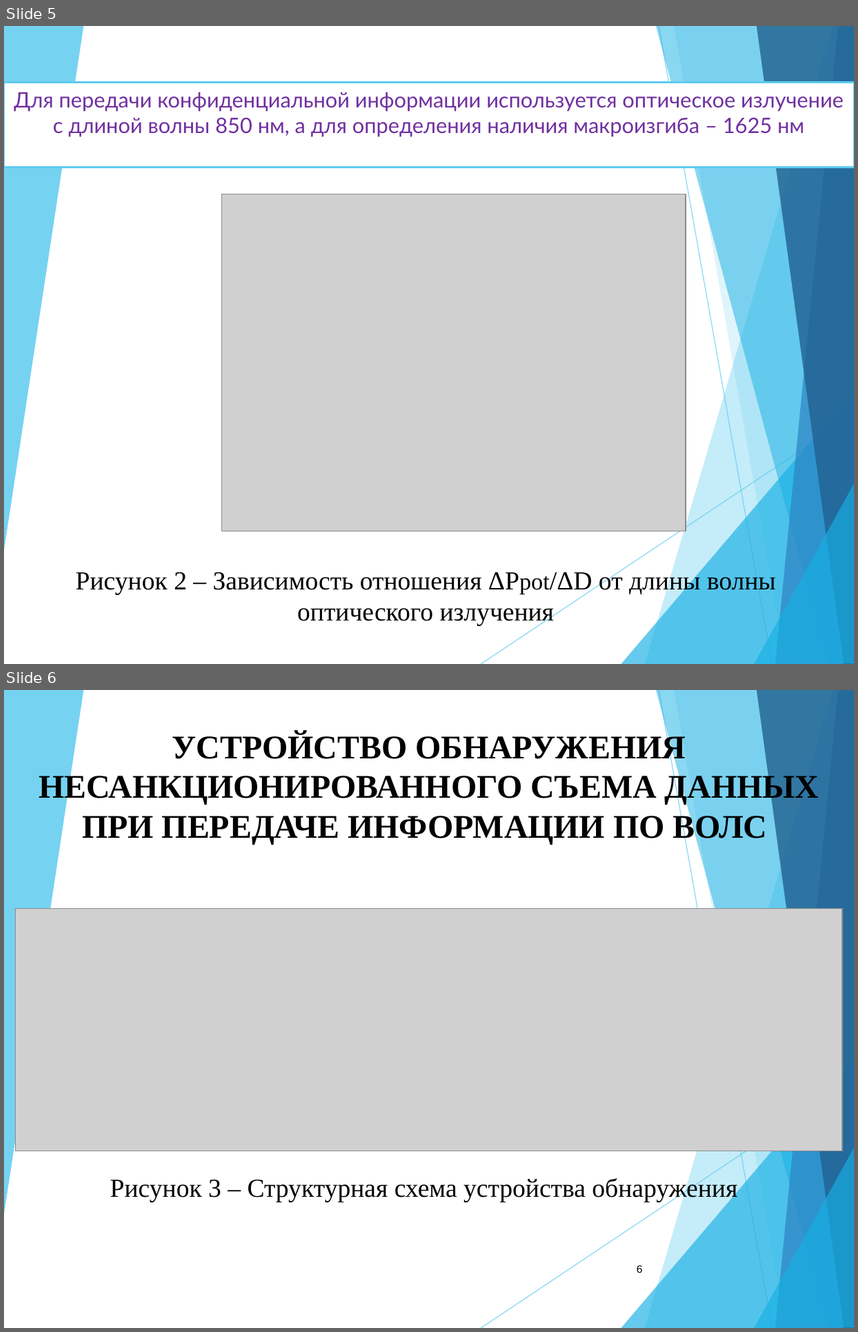
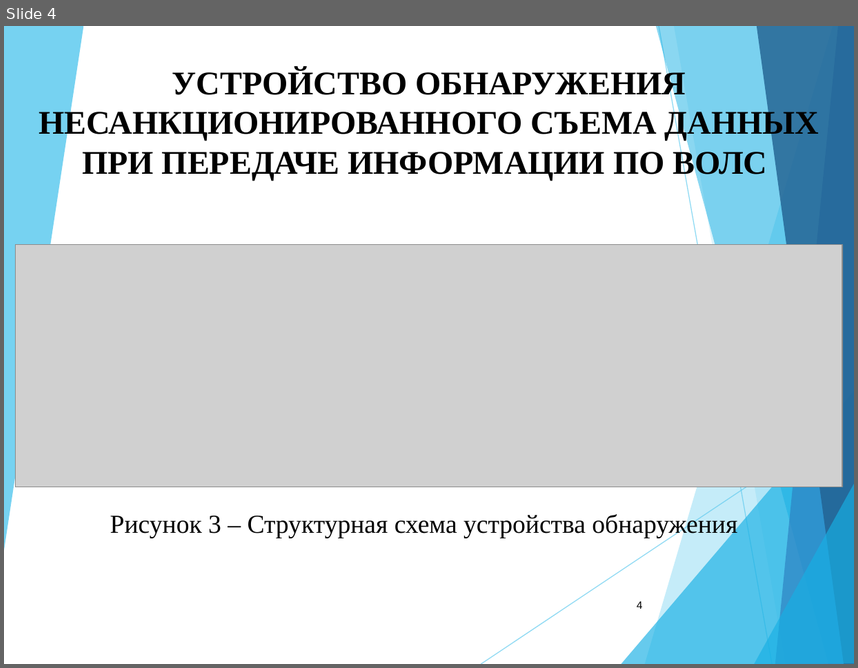
Before and after one commit to blackPrincess31/My_diplom, a slide deck: Доклад.ppt. Shown one above the other, each under a label of ours: slides 5 and 6 before the commit, slide 4 after it. The pictures are 858x1332 and 858x668 pixels, drawn with LibreOffice and Linux fonts; fonts in the diff are those of the drawing; grey boxes stand for pictures. Boxes give left, top, right and bottom in pixels: in the first picture for what was removed or moved away, otherwise in the second. Text is boxed around its words. In the diff, an @@ line names an element or a change of style, - is before the commit and + after.

```diff
--- a/Доклад.ppt
+++ b/Доклад.ppt
@@ slide 5 removed at bbox=[4, 26, 854, 664], background #FFFFFF; not listed: 10 template elements that a slide beside it also shows @@
@@ rectangle removed at bbox=[4, 82, 854, 167] @@
-Для передачи конфиденциальной информации используется оптическое излучение с длиной волны 850 нм, а для определения наличия макроизгиба – 1625 нм
@@ picture removed at bbox=[221, 194, 686, 531] @@
@@ text removed at bbox=[76, 569, 776, 626] @@
-Рисунок 2 – Зависимость отношения ΔPpot/ΔD от длины волны оптического излучения
@@ what was slide 6 is now slide 4 @@
@@ page number at bbox=[637, 601, 643, 608]: text changed @@
-6
+4
```
Also in this commit, not shown: 2 slides changed, 1 slide added, 3 other slides removed, 1 other file.
